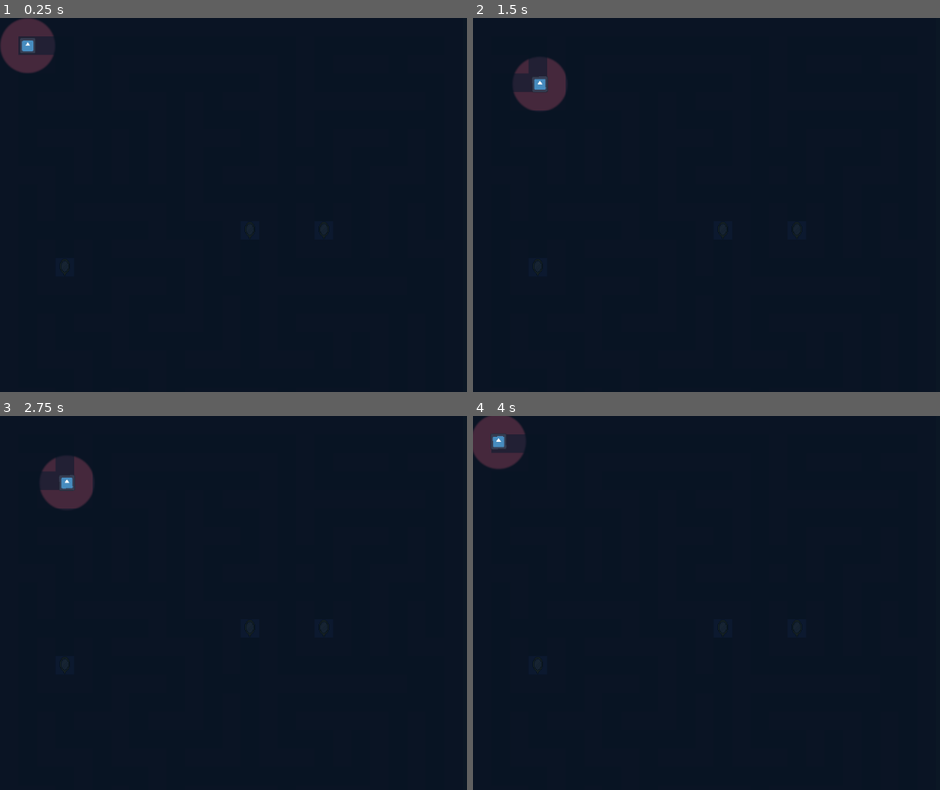
Above: before the commit, frames 1-4 (two rows, left to right).
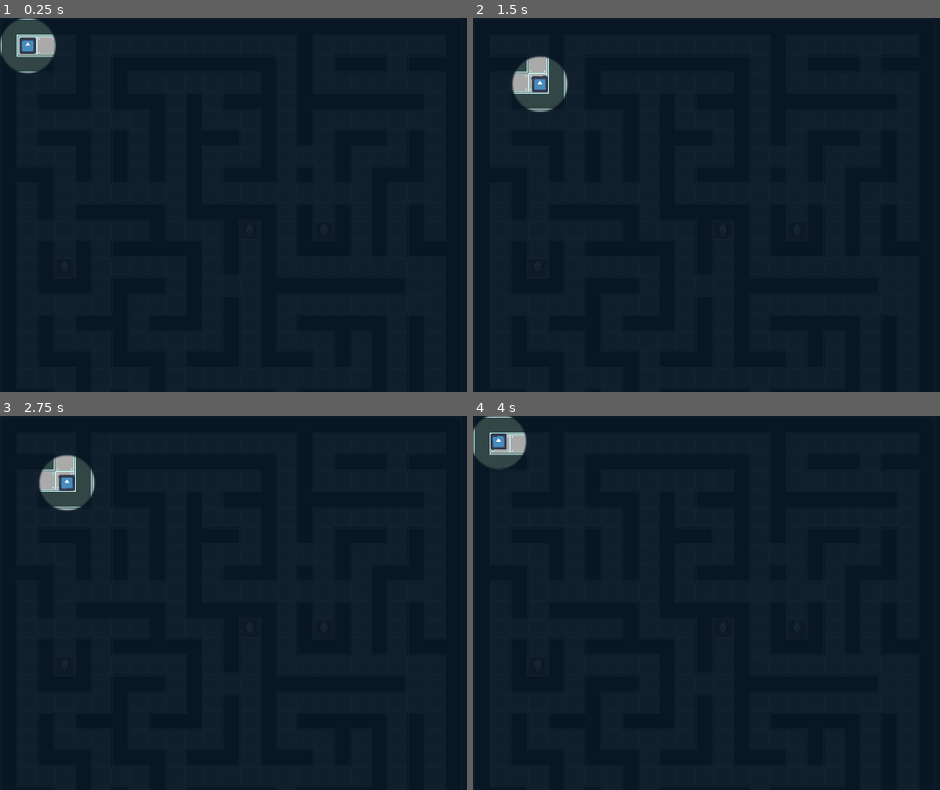
Above: after the commit, the same moments.

Repository: XpolioN2005/EchoSHADE
Game: Godot game, scene res://scenes/maze.tscn
Same seed, same stepped clock (60 frames per second), same inputs: the game is played once before the commit and once after it. The project has no main scene, so this scene is started directly. The engine's default icon, where the game draws it, is replaced by a stand-in: a white triangle on a blue panel in a dark square.
Inputs:
- Up to frame 1 (0.25 s): no input
- Up to frame 2 (1.5 s): tap Enter at 0.5 s; hold Right (ui_right) 0.53-1.28 s; tap Space at 1.25 s; hold Down (ui_down) from 1.28 s (still down)
- Up to frame 3 (2.75 s): tap Enter at 2 s; release Down (ui_down) at 2.03 s; hold Right (ui_right) from 2.03 s (still down)
- Up to frame 4 (4 s): tap Space at 2.75 s; release Right (ui_right) at 2.78 s; hold Up (ui_up) 2.78-3.53 s; tap Enter at 3.5 s; hold Left (ui_left) from 3.53 s (still down)

The runs differ from the first frame. In frame 1, 1.2% of the frame differs, in the area x 0-12%, y 0-15%; in frame 2, 1.2%; in frame 3, 1.2%, in the area x 8-21%, y 10-26%; in frame 4, 1.2%.

Commit message:
feat: Improve maze wall rendering and add basic enemy collision

Diff:
--- a/entity/enemy/enemy.gd
+++ b/entity/enemy/enemy.gd
@@ -187,3 +187,8 @@
 #func _draw():
 #    if player:
 #        draw_line(Vector2.ZERO, to_local(player.global_position), Color.red)
+
+
+func _on_body_entered(body: Node2D) -> void:
+	if body.is_in_group("player"):
+		print("over")
--- a/entity/enemy/enemy.tscn
+++ b/entity/enemy/enemy.tscn
@@ -23,4 +23,5 @@
 [node name="pathtimer" type="Timer" parent="."]
 autostart = true
 
+[connection signal="body_entered" from="." to="." method="_on_body_entered"]
 [connection signal="timeout" from="pathtimer" to="." method="_on_path_timer_timeout"]
--- a/scenes/maze.tscn
+++ b/scenes/maze.tscn
@@ -1,34 +1,55 @@
 [gd_scene load_steps=11 format=3 uid="uid://bxuxy7rlb15k5"]
 
 [ext_resource type="Script" uid="uid://blrj0ors37g62" path="res://utils/maze.gd" id="1_crgmj"]
-[ext_resource type="Texture2D" uid="uid://con07xm6lcr1b" path="res://assests/tile_test.png" id="2_ykl68"]
+[ext_resource type="Texture2D" uid="uid://c04vlidy1d3sd" path="res://assests/tiles.png" id="2_ykl68"]
 [ext_resource type="PackedScene" uid="uid://bi3jlp6611a1q" path="res://entity/player/player.tscn" id="3_i67be"]
 [ext_resource type="Shader" uid="uid://bnnjwte6bvpmh" path="res://shaders/cutout.gdshader" id="4_15xn6"]
 [ext_resource type="PackedScene" uid="uid://boovqwd2cdoyp" path="res://misc/scenes/enemy_holder.tscn" id="4_ykl68"]
 [ext_resource type="Script" uid="uid://dqepma64i31id" path="res://scripts/Cutoutshader.gd" id="5_6rghc"]
 [ext_resource type="PackedScene" uid="uid://djeo46itgirne" path="res://misc/scenes/mirror_manager.tscn" id="7_ykl68"]
 
-[sub_resource type="TileSetAtlasSource" id="TileSetAtlasSource_67hgm"]
+[sub_resource type="TileSetAtlasSource" id="TileSetAtlasSource_i67be"]
 texture = ExtResource("2_ykl68")
 texture_region_size = Vector2i(32, 32)
 0:0/0 = 0
 0:0/0/physics_layer_0/polygon_0/points = PackedVector2Array(-16, -16, 16, -16, 16, 16, -16, 16)
 1:0/0 = 0
+1:0/0/physics_layer_0/polygon_0/points = PackedVector2Array(-16, -16, 16, -16, 16, 16, -16, 16)
 2:0/0 = 0
+2:0/0/physics_layer_0/polygon_0/points = PackedVector2Array(-16, -16, 16, -16, 16, 16, -16, 16)
 3:0/0 = 0
+3:0/0/physics_layer_0/polygon_0/points = PackedVector2Array(-16, -16, 16, -16, 16, 16, -16, 16)
 4:0/0 = 0
+4:0/0/physics_layer_0/polygon_0/points = PackedVector2Array(-16, -16, 16, -16, 16, 16, -16, 16)
 5:0/0 = 0
+5:0/0/physics_layer_0/polygon_0/points = PackedVector2Array(-16, -16, 16, -16, 16, 16, -16, 16)
+6:0/0 = 0
+6:0/0/physics_layer_0/polygon_0/points = PackedVector2Array(-16, -16, 16, -16, 16, 16, -16, 16)
+7:0/0 = 0
+7:0/0/physics_layer_0/polygon_0/points = PackedVector2Array(-16, -16, 16, -16, 16, 16, -16, 16)
+8:0/0 = 0
 0:1/0 = 0
+0:1/0/physics_layer_0/polygon_0/points = PackedVector2Array(-16, -16, 16, -16, 16, 16, -16, 16)
 1:1/0 = 0
+1:1/0/physics_layer_0/polygon_0/points = PackedVector2Array(-16, -16, 16, -16, 16, 16, -16, 16)
 2:1/0 = 0
+2:1/0/physics_layer_0/polygon_0/points = PackedVector2Array(-16, -16, 16, -16, 16, 16, -16, 16)
 3:1/0 = 0
+3:1/0/physics_layer_0/polygon_0/points = PackedVector2Array(-16, -16, 16, -16, 16, 16, -16, 16)
 4:1/0 = 0
+4:1/0/physics_layer_0/polygon_0/points = PackedVector2Array(-16, -16, 16, -16, 16, 16, -16, 16)
 5:1/0 = 0
+5:1/0/physics_layer_0/polygon_0/points = PackedVector2Array(-16, -16, 16, -16, 16, 16, -16, 16)
+6:1/0 = 0
+6:1/0/physics_layer_0/polygon_0/points = PackedVector2Array(-16, -16, 16, -16, 16, 16, -16, 16)
+7:1/0 = 0
+7:1/0/physics_layer_0/polygon_0/points = PackedVector2Array(-16, -16, 16, -16, 16, 16, -16, 16)
+8:1/0 = 0
 
 [sub_resource type="TileSet" id="TileSet_qarnv"]
 tile_size = Vector2i(32, 32)
 physics_layer_0/collision_layer = 1
-sources/0 = SubResource("TileSetAtlasSource_67hgm")
+sources/0 = SubResource("TileSetAtlasSource_i67be")
 
 [sub_resource type="ShaderMaterial" id="ShaderMaterial_67hgm"]
 shader = ExtResource("4_15xn6")
--- a/utils/maze.gd
+++ b/utils/maze.gd
@@ -21,8 +21,8 @@
 
 # Tile IDs (assumes atlas with at least 2 tiles: wall=0, path=1, mirror=2)
 const TILE_WALL = Vector2i(0, 0)
-const TILE_PATH = Vector2i(1, 0)
-const TILE_MIRROR = Vector2i(2, 0)
+const TILE_PATH = Vector2i(8, 0)
+const TILE_MIRROR = Vector2i(8, 1)
 
 
 func _ready():
@@ -165,11 +165,44 @@
 					return
 	is_mirror_loaded = true
 
+func get_wall_tile(x:int, y:int) -> Vector2i:
+	# returns the proper wall tile based on neighbors
+	if maze[y][x] == 0:
+		return TILE_PATH
+
+	var up = y > 0 and maze[y-1][x] == 1
+	var right = x < COLS-1 and maze[y][x+1] == 1
+	var down = y < ROWS-1 and maze[y+1][x] == 1
+	var left = x > 0 and maze[y][x-1] == 1
+
+	# 4-bit code: up-right-down-left
+	var code = int(up)<<3 | int(right)<<2 | int(down)<<1 | int(left)
+
+	# map code to your 8x8 wall atlas coordinates
+	match code:
+		0: return Vector2i(0,0)   # isolated wall
+		1: return Vector2i(1,0)   # left
+		2: return Vector2i(2,0)   # down
+		3: return Vector2i(3,0)   # corner bottom-left
+		4: return Vector2i(4,0)   # right
+		5: return Vector2i(5,0)   # horizontal
+		6: return Vector2i(6,0)   # corner bottom-right
+		7: return Vector2i(7,0)   # T missing top
+		8: return Vector2i(0,1)   # up
+		9: return Vector2i(1,1)   # corner top-left
+		10: return Vector2i(2,1)  # vertical
+		11: return Vector2i(3,1)  # T missing right
+		12: return Vector2i(4,1)  # corner top-right
+		13: return Vector2i(5,1)  # T missing bottom
+		14: return Vector2i(6,1)  # T missing left
+		15: return Vector2i(7,1)  # 4-way cross
+		_: return TILE_WALL   # fallback
+
 func apply_to_tilemap():
 	tilemap.clear()
 	for y in range(ROWS):
 		for x in range(COLS):
-			var tile = TILE_WALL if maze[y][x] == 1 else TILE_PATH
+			var tile = get_wall_tile(x, y) if maze[y][x] == 1 else TILE_PATH
 			tilemap.set_cell(Vector2i(x, y), 0, tile)
 
 	# debug mirror
@@ -181,5 +214,8 @@
 	generate_maze_iterative()
 	add_loops()
 	place_mirrors()
+
+	maze[ROWS -2][COLS-2] = 0
+
 	apply_to_tilemap()
 	Pathfinder.setup(maze)
Binary file added: assests/tiles.png
Not shown, added: assests/tiles.png.import
